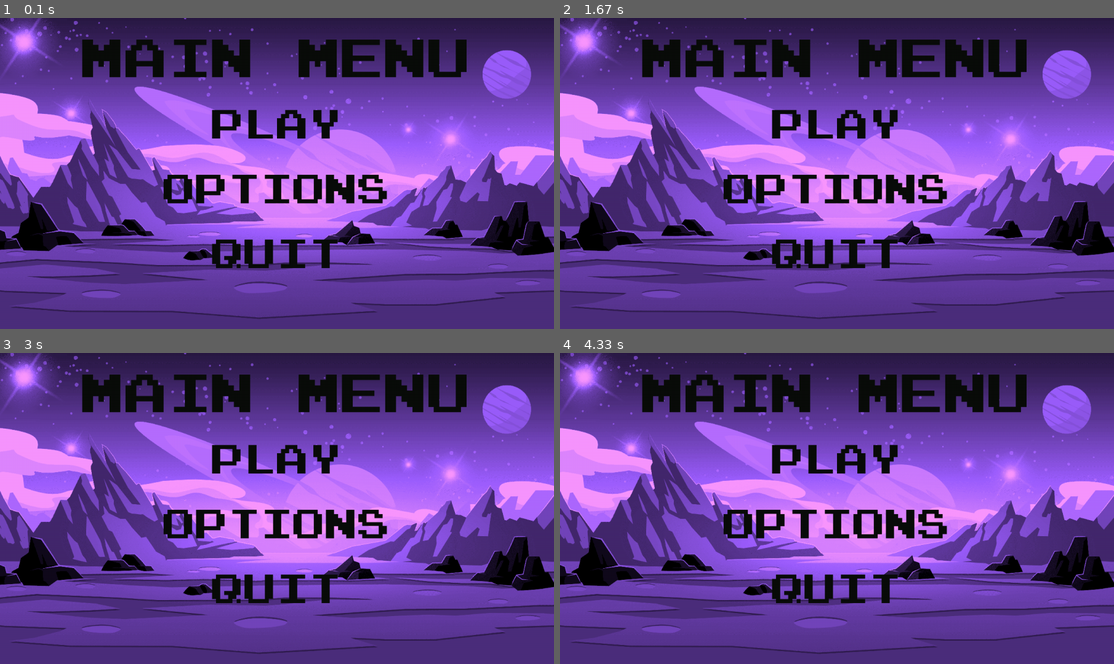
Above: before the commit, frames 1-4 (two rows, left to right).
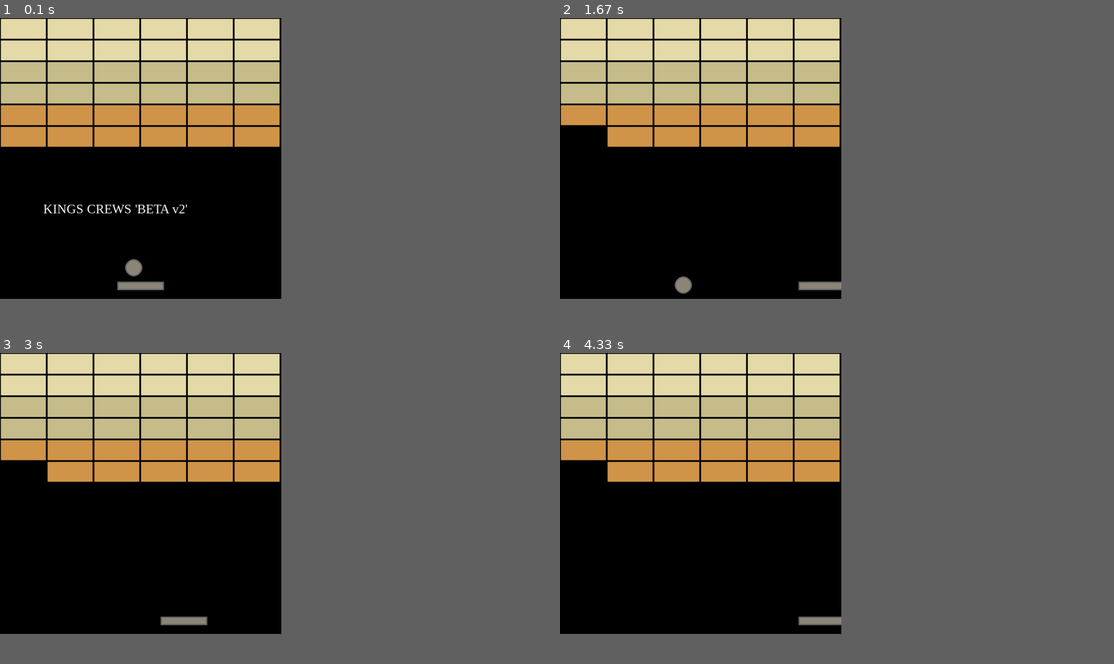
Above: after the commit, the same moments.

Repository: Kings-Crew/Gruppuppgift_pygame_projekt
Game: pygame game, started from main_menu_v1.py
Two runs of this game, one before a commit and one after it. Both use one fixed random seed, a clock stepped at 60 frames per second and the inputs below.
Inputs (mouse positions are in pixels of both pictures, inside the frame that each line leads up to):
- Up to frame 1 (0.1 s): no input
- Up to frame 2 (1.67 s): click (698, 157) at 0.38 s; hold Right 0.67-1.13 s
- Up to frame 3 (3 s): hold Left 1.67-2.2 s; hold Right from 2.67 s (still down)
- Up to frame 4 (4.33 s): release Right at 3.3 s; hold Left 3.33-3.8 s; hold Right 3.83-4.3 s
The window is 900x506 before the commit and 457x457 after it. Grey fills any space a smaller window leaves; there, only what the larger window draws over its background counts as a difference.

The runs differ from the first frame. In frame 1, 81% of the frame differs, in the area x 0-100%, y 0-97%; in frame 2, 81%; in frame 3, 81%; in frame 4, 81%.

Commit message:
ny version sple före meny

Diff:
--- a/main_menu_v1.py
+++ b/main_menu_v1.py
@@ -2,7 +2,10 @@
 import pygame
 import sys
 from button_v1 import Button
-from main import Main
+import nyaste_
+
+
+
 pygame.init()
 from pygame.locals import *
 from pygame import mixer
@@ -56,7 +59,7 @@
                 sys.exit()
             if event.type == pygame.MOUSEBUTTONDOWN:
                 if PLAY_BACK.checkForInput(PLAY_MOUSE_POS):
-                    main_menu()
+                    Main.menu()
 
         pygame.display.update()
 
@@ -120,7 +123,7 @@
             if event.type == pygame.MOUSEBUTTONDOWN:
                 ett_ljud_alla_knappar()
                 if PLAY_BUTTON.checkForInput(MENU_MOUSE_POS):
-                    Main.main()
+                    main.main()
                 if OPTIONS_BUTTON.checkForInput(MENU_MOUSE_POS):
                     options()
                 if QUIT_BUTTON.checkForInput(MENU_MOUSE_POS):
--- /dev/null
+++ b/nyaste_.py
@@ -0,0 +1,310 @@
+import pygame
+from pygame.locals import *
+import os
+
+
+pygame.init()
+
+
+screen_width = 650
+screen_height = 650
+
+screen = pygame.display.set_mode((screen_width, screen_height))
+pygame.display.set_caption('Dashlaks Breakout!')
+
+#define font
+#define font
+font = pygame.font.SysFont('Constantia', 30)
+
+#define colours
+background = (0, 0, 0)
+#block colours
+block_tan = (230, 220, 170)
+block_coffee_brown = (200, 190, 140)
+block_rust = (210, 150, 75)
+#paddle colours
+board_color = (142, 135, 123)
+board_outline = (100, 100, 100)
+# text color
+text_color = (255, 255, 255)
+
+
+#define game variables
+cols = 6
+rows = 6
+clock = pygame.time.Clock()
+fps = 60
+live_ball = False
+game_over_global = 0
+
+#function for putting text on the screen
+def draw_text(text, font, text_color, x, y):
+    img = font.render(text, True, text_color)
+    screen.blit(img, (x, y))
+
+
+
+#brick wall class
+class wall():
+    def __init__(self):
+        self.width = screen_width // cols
+        self.height = 50
+
+    def create_wall(self):
+        self.blocks = []
+        #define an empty list for an individual block
+        block_individual = []
+        for row in range(rows):
+            #reset the block row list
+            block_row = []
+            #iterate through each column in that row
+            for col in range(cols):
+                #generate x and y positions for each block and create a rectangle from that
+                block_x = col * self.width
+                block_y = row * self.height
+                rect = pygame.Rect(block_x, block_y, self.width, self.height)
+                #assign block strength based on row
+                if row < 2:
+                    strength = 3
+                elif row < 4:
+                    strength = 2
+                elif row < 6:
+                    strength = 1
+                #create a list at this point to store the rect and colour data
+                block_individual = [rect, strength]
+                #append that individual block to the block row
+                block_row.append(block_individual)
+            #append the row to the full list of blocks
+            self.blocks.append(block_row)
+
+
+    def draw_wall(self):
+        for row in self.blocks:
+            for block in row:
+                #assign a colour based on block strength
+                if block[1] == 3:
+                    block_col = block_tan
+                elif block[1] == 2:
+                    block_col = block_coffee_brown
+                elif block[1] == 1:
+                    block_col = block_rust
+                pygame.draw.rect(screen, block_col, block[0])
+                pygame.draw.rect(screen, background, (block[0]), 2)
+
+
+
+#paddle class
+class paddle():
+    def __init__(self):
+        self.image = pygame.image.load(os.path.join('assets','breakout_piece_blue.png')).convert_alpha()
+        self.image = pygame.transform.scale(self.image, (120,40))
+        self.rect = self.image.get_rect()#creates a rect around image
+        #define paddle variables
+        self.height = 20
+        self.width = int(screen_width / cols)
+        self.x = int((screen_width / 2) - (self.width / 2))
+        self.y = screen_height - (self.height * 2)
+        self.speed = 10
+        self.rect = Rect(self.x, self.y, self.width, self.height)
+        self.direction = 0
+
+
+    def move(self):
+        #reset movement direction
+        self.direction = 0
+        key = pygame.key.get_pressed()
+        if key[pygame.K_LEFT] and self.rect.left > 0:
+            self.rect.x -= self.speed
+            self.direction = -1
+        if key[pygame.K_RIGHT] and self.rect.right < screen_width:
+            self.rect.x += self.speed
+            self.direction = 1
+
+    def draw(self):
+        pygame.draw.rect(screen, board_color, self.rect)
+        pygame.draw.rect(screen, board_outline, self.rect, 3)
+
+    def reset(self):
+       #define paddle variables
+       self.height = 20
+       self.width = int(screen_width / cols)
+       self.x = int((screen_width / 2) - (self.width / 2))
+       self.y = screen_height - (self.height * 2)
+       self.speed = 10
+       self.rect = Rect(self.x, self.y, self.width, self.height)
+       self.direction = 0
+
+
+
+#ball class
+class game_ball():
+    def __init__(self, x, y):
+        self.ball_rad = 20
+        self.x = x - self.ball_rad
+        self.y = y
+        self.rect = Rect(self.x, self.y, self.ball_rad * 2, self.ball_rad * 2)
+        self.speed_x = 8
+        self.speed_y = -8
+        self.speed_max = 10
+        self.game_over = 0
+
+
+    def move(self):
+
+        #collision threshold
+        collision_thresh = 10
+
+        #start off with the assumption that the wall has been destroyed completely
+        wall_destroyed = 1
+        row_count = 0
+        for row in wall.blocks:
+            item_count = 0
+            for item in row:
+                #check collision
+                if self.rect.colliderect(item[0]):
+                    #check if collision was from above
+                    if abs(self.rect.bottom - item[0].top) < collision_thresh and self.speed_y > 0:
+                        self.speed_y *= -1
+                    #check if collision was from below
+                    if abs(self.rect.top - item[0].bottom) < collision_thresh and self.speed_y < 0:
+                        self.speed_y *= -1
+                    #check if collision was from left
+                    if abs(self.rect.right - item[0].left) < collision_thresh and self.speed_x > 0:
+                        self.speed_x *= -1
+                    #check if collision was from right
+                    if abs(self.rect.left - item[0].right) < collision_thresh and self.speed_x < 0:
+                        self.speed_x *= -1
+                    #reduce the block's strength by doing damage to it
+                    if wall.blocks[row_count][item_count][1] > 1:
+                        wall.blocks[row_count][item_count][1] -= 1
+                    else:
+                        wall.blocks[row_count][item_count][0] = (0, 0, 0, 0)
+
+                #check if block still exists, in whcih case the wall is not destroyed
+                if wall.blocks[row_count][item_count][0] != (0, 0, 0, 0):
+                    wall_destroyed = 0
+                #increase item counter
+                item_count += 1
+            #increase row counter
+            row_count += 1
+        #after iterating through all the blocks, check if the wall is destroyed
+        if wall_destroyed == 1:
+            self.game_over = 1
+
+
+
+
+
+
+        #check for collision with walls
+        if self.rect.left < 0 or self.rect.right > screen_width:
+            self.speed_x *= -1
+
+        #check for collision with top and bottom of the screen
+        if self.rect.top < 0:
+            self.speed_y *= -1
+        if self.rect.bottom > screen_height:
+            self.game_over = -1
+
+
+        #look for collission with board
+        if self.rect.colliderect(board):
+            #check if colliding from the top
+            if abs(self.rect.bottom - board.rect.top) < collision_thresh and self.speed_y > 0:
+                self.speed_y *= -1
+                self.speed_x += board.direction
+                if self.speed_x > self.speed_max:
+                    self.speed_x = self.speed_max
+                elif self.speed_x < 0 and self.speed_x < -self.speed_max:
+                    self.speed_x = -self.speed_max
+            else:
+                self.speed_x *= -1
+
+
+
+        self.rect.x += self.speed_x
+        self.rect.y += self.speed_y
+
+        return self.game_over
+
+
+    def draw(self):
+        pygame.draw.circle(screen, board_color, (self.rect.x + self.ball_rad, self.rect.y + self.ball_rad), self.ball_rad)
+        pygame.draw.circle(screen, board_outline, (self.rect.x + self.ball_rad, self.rect.y + self.ball_rad), self.ball_rad, 3)
+
+    def reset(self, x, y):
+        self.ball_rad = 20
+        self.x = x - self.ball_rad
+        self.y = y
+        self.rect = Rect(self.x, self.y, self.ball_rad * 2, self.ball_rad * 2)
+        self.speed_x = 8
+        self.speed_y = -8
+        self.speed_max = 10
+        self.game_over = 0
+
+
+#create a wall
+wall = wall()
+wall.create_wall()
+
+#create paddle
+board = paddle()
+
+
+#create ball
+ball = game_ball(board.x + (board.width // 2), board.y - board.height)
+
+run = True
+while run:
+
+    clock.tick(fps)
+
+    screen.fill(background)
+
+    #draw wall
+    wall.draw_wall()
+
+
+    #draw paddle
+    board.draw()
+    board.move()
+
+    #draw ball
+    ball.draw()
+    ball.move()
+
+    if live_ball:
+        #draw board
+        board.move()
+        #draw ball
+        if game_over_global != 0:
+            live_ball = False
+
+    #print players instructions
+    if not live_ball:
+        if game_over_global == 0:
+            draw_text("KINGS CREWS 'BETA v2'", font, text_color, 100, screen_height // 2 + 100)
+        elif game_over_global == 1:
+            draw_text('Winner!', font, text_color, 240, screen_height // 2 + 50)
+            draw_text('Click somwhere to START', font, text_color, 100, screen_height // 2 + 100)
+        elif game_over_global == -1:
+            draw_text('LOSER!', font, text_color, 240, screen_height // 2 + 50)
+            draw_text('Click somwhere to START', font, text_color, 100, screen_height // 2 + 100)
+
+
+
+
+    for event in pygame.event.get():
+        if event.type == pygame.QUIT:
+            run = False
+        if event.type == pygame.MOUSEBUTTONDOWN and live_ball == False:
+            live_ball = True
+            ball.reset(board.x + (board.width // 2), board.y - board.height)
+            board.reset()
+            wall.create_wall()
+
+
+
+    pygame.display.update()
+
+pygame.quit()
